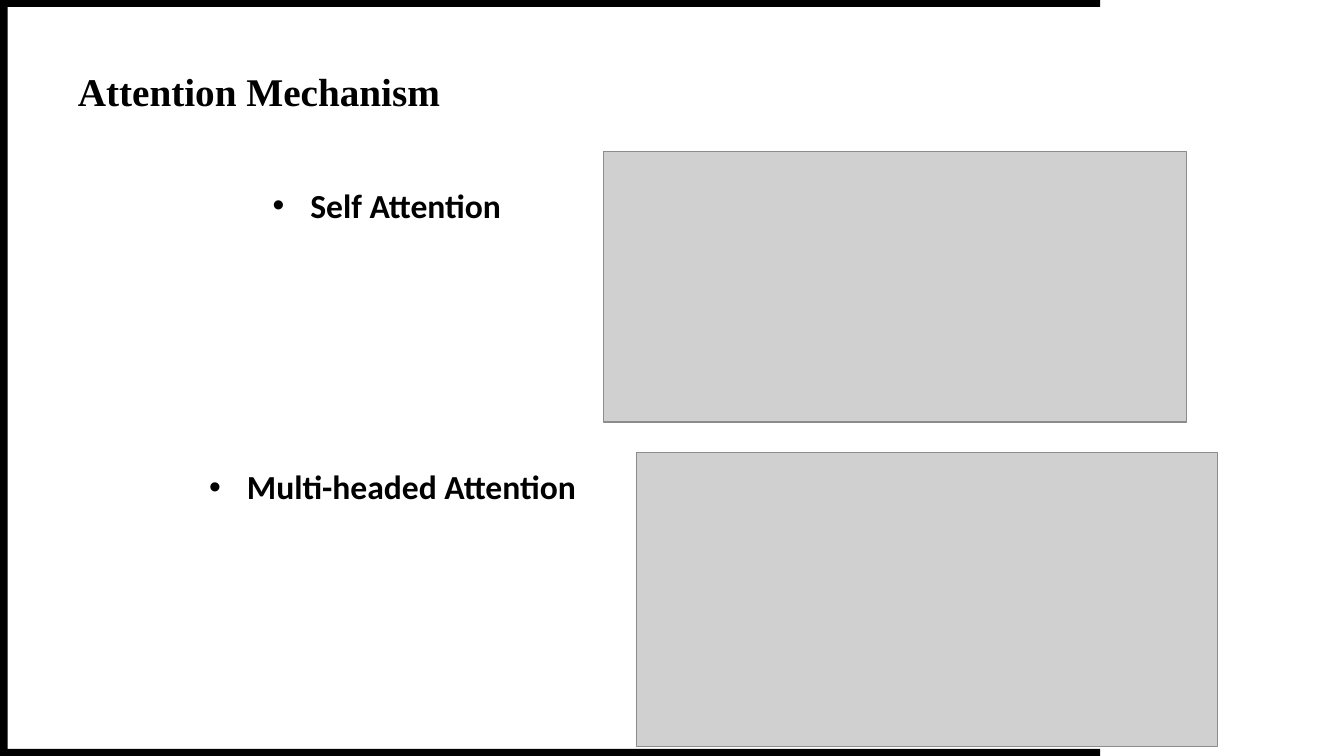
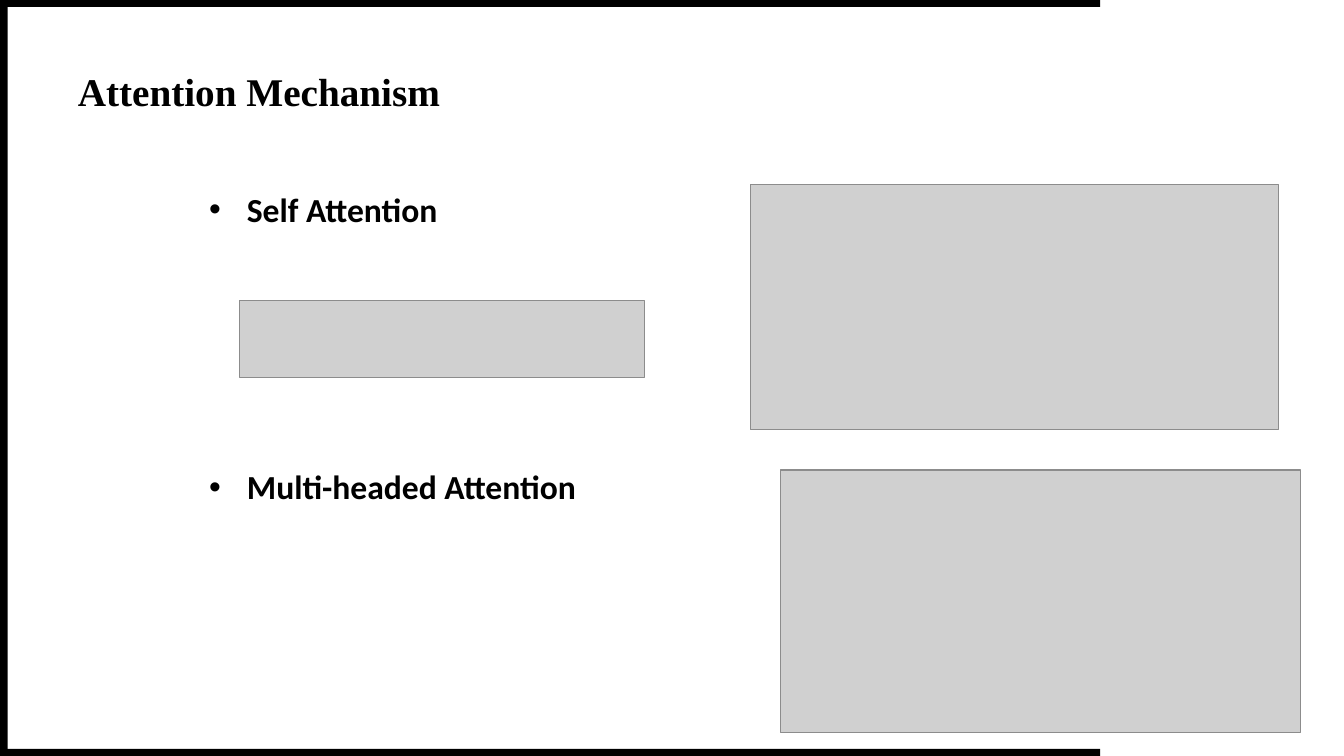
Before and after one commit to theQuert/inlpfun, a slide deck: slide 8 of Lab/REP.pptx. Drawn at 1344x756 pixels with LibreOffice and Linux fonts; fonts in the diff are those of the drawing; grey boxes stand for pictures. Boxes give left, top, right and bottom in pixels: in the first picture for what was removed or moved away, otherwise in the second. Text is boxed around its words. In the diff, an @@ line names an element or a change of style, - is before the commit and + after.

```diff
--- a/Lab/REP.pptx
+++ b/Lab/REP.pptx
@@ text "Self Attention" moved from (x1=310, y1=194, x2=501, y2=219) to (x1=247, y1=198, x2=437, y2=223) @@
@@ picture resized from (x1=604, y1=151, x2=1188, y2=422) to (x1=750, y1=185, x2=1278, y2=430) @@
@@ picture added at (x1=240, y1=300, x2=644, y2=378) @@
@@ picture resized from (x1=636, y1=453, x2=1218, y2=746) to (x1=781, y1=470, x2=1301, y2=732) @@
```
Also in this commit, not shown: 1 slide added, 2 slides removed, 1 other file.
